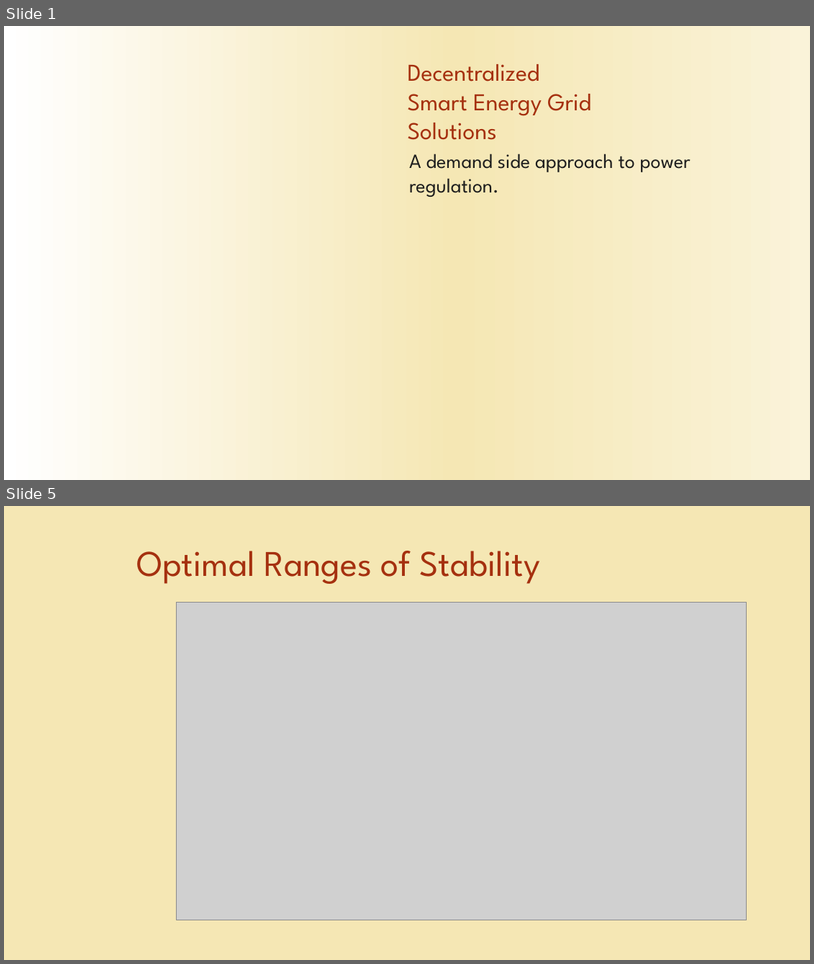
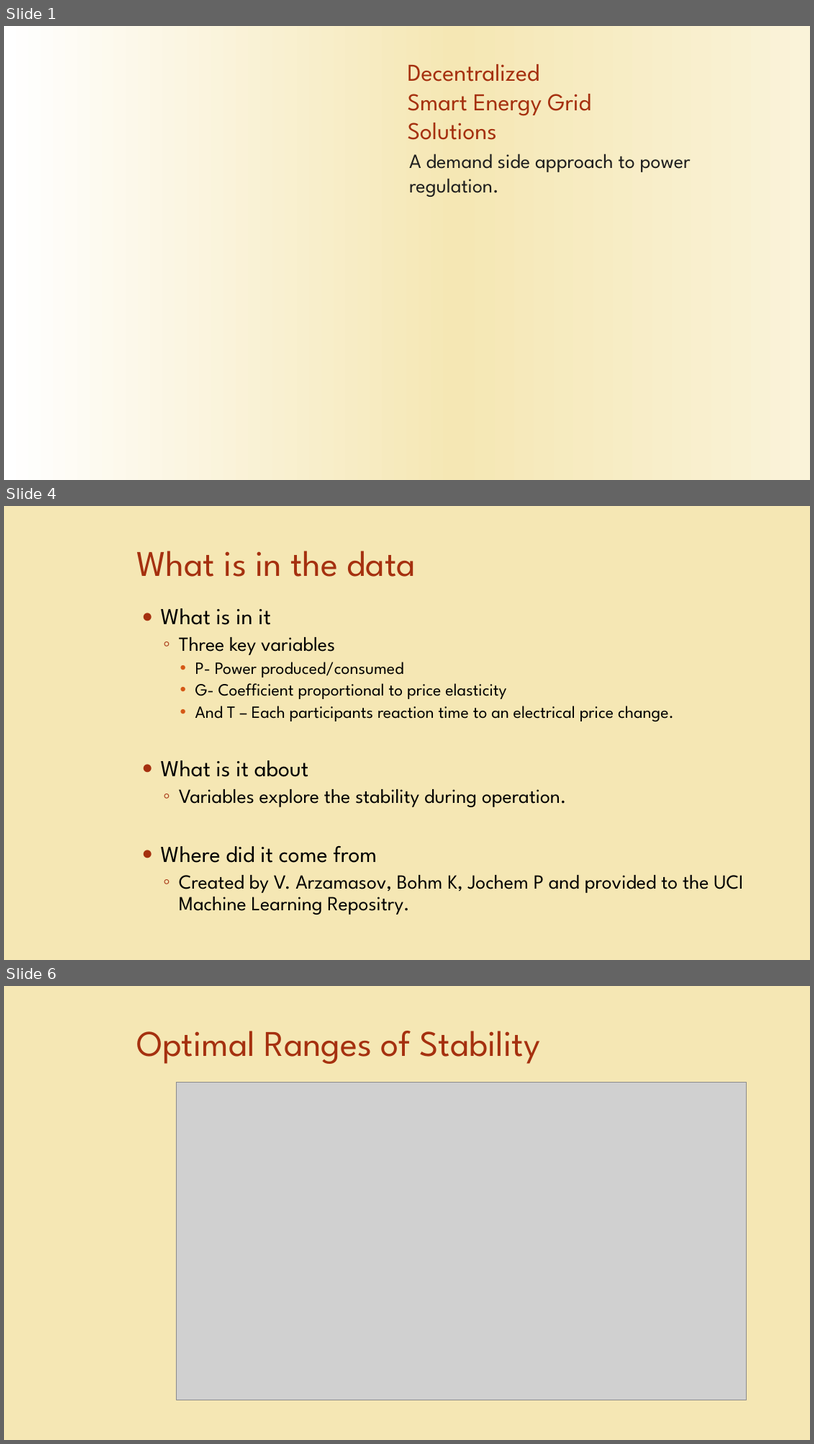
Before and after one commit to Shiromasteven/Decentralized-Smart-Grid-Demand-Side-Predictions, a slide deck: Decentralized Smart Energy Grid.pptx. Shown one above the other, each under a label of ours: slides 1 and 5 before the commit, slides 1, 4 and 6 after it; the slides between them are not shown. The pictures are 814x964 and 814x1444 pixels, drawn with LibreOffice and Linux fonts; fonts in the diff are those of the drawing; grey boxes stand for pictures; background and template pictures are left out. Boxes give left, top, right and bottom in pixels: in the first picture for what was removed or moved away, otherwise in the second. Text is boxed around its words. In the diff, an @@ line names an element or a change of style, - is before the commit and + after.

```diff
--- a/Decentralized Smart Energy Grid.pptx
+++ b/Decentralized Smart Energy Grid.pptx
@@ slide 4 added at [4, 506, 810, 960], background #F5E7B4 @@
@@ title added at [136, 551, 416, 577], 43 pt, text #A5300F @@
+What is in the data
@@ text added at [161, 608, 743, 914], 23.8 pt, text #000000 @@
+● What is in it
+  ◦ Three key variables
+    • P- Power produced/consumed
+    • G- Coefficient proportional to price elasticity
+    • And T – Each participants reaction time to an electrical price change.
+● What is it about
+  ◦ Variables explore the stability during operation.
+● Where did it come from
+  ◦ Created by V. Arzamasov, Bohm K, Jochem P and provided to the UCI Machine Learning Repositry.
@@ what was slide 5 is now slide 6 @@
```
Also in this commit, not shown: 4 slides changed, 1 other slide added.
